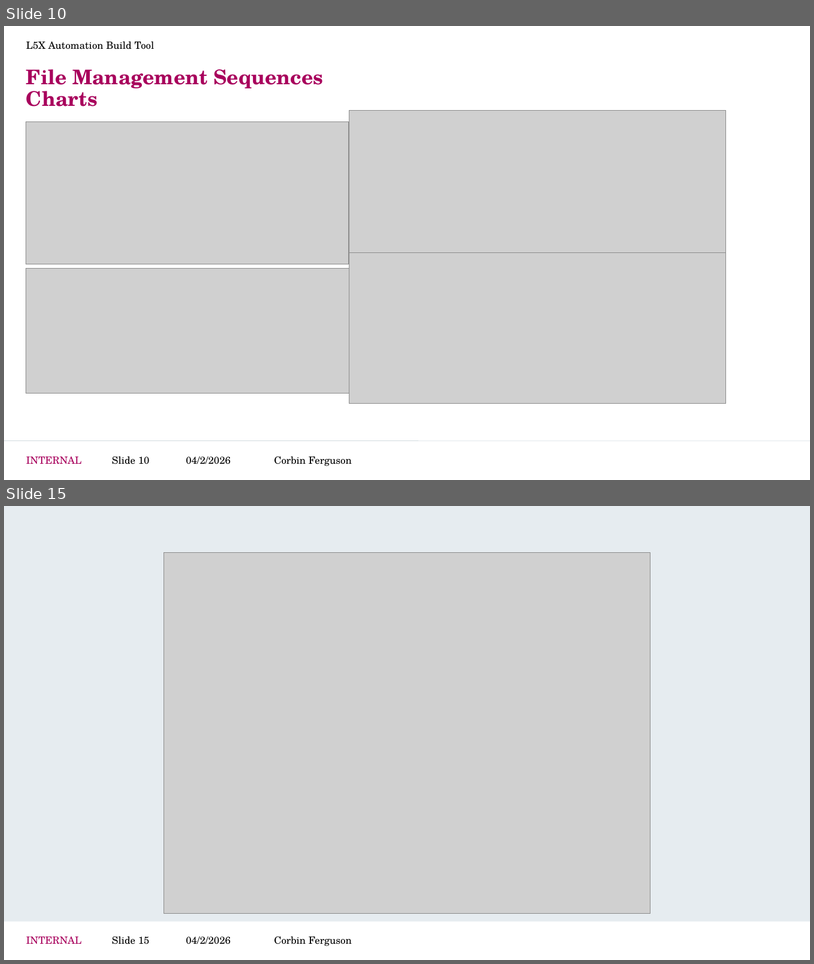
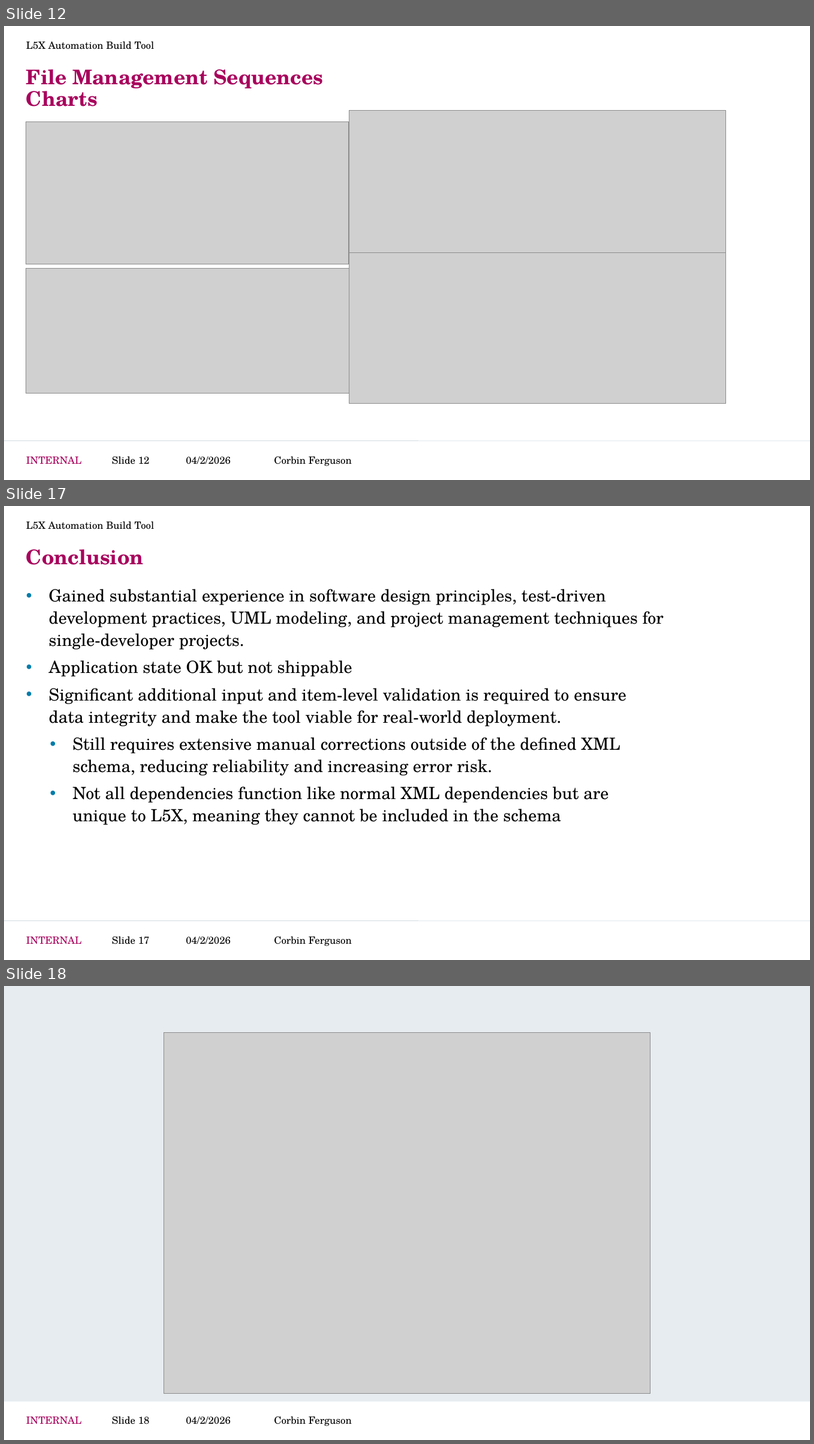
Before and after one commit to CorbinFerguson/ThesisBuildTool, a slide deck: Thesis Writing Documents/Project Development.pptx. Shown one above the other, each under a label of ours: slides 10 and 15 before the commit, slides 12, 17 and 18 after it; the slides between them are not shown. The pictures are 814x964 and 814x1444 pixels, drawn with LibreOffice and Linux fonts; fonts in the diff are those of the drawing; grey boxes stand for pictures; background and template pictures are left out. Boxes give left, top, right and bottom in pixels: in the first picture for what was removed or moved away, otherwise in the second. Text is boxed around its words. In the diff, an @@ line names an element or a change of style, - is before the commit and + after.

```diff
--- a/Thesis Writing Documents/Project Development.pptx
+++ b/Thesis Writing Documents/Project Development.pptx
@@ slide 17 added at bbox=[4, 506, 810, 960], background #FFFFFF; not listed: 3 template elements that a slide beside it also shows @@
@@ text added at bbox=[26, 521, 155, 529], 12 pt, text #000000 @@
+L5X Automation Build Tool
@@ title added at bbox=[26, 549, 144, 565], 24 pt, text #A8005C, bold @@
+Conclusion
@@ text added at bbox=[49, 589, 664, 825], 20 pt, text #000000 @@
+• Gained substantial experience in software design principles, test‑driven development practices, UML modeling, and project management techniques for single‑developer projects.
+• Application state OK but not shippable
+• Significant additional input and item‑level validation is required to ensure data integrity and make the tool viable for real‑world deployment.
+  • Still requires extensive manual corrections outside of the defined XML schema, reducing reliability and increasing error risk.
+  • Not all dependencies function like normal XML dependencies but are unique to L5X, meaning they cannot be included in the schema
@@ page number added at bbox=[112, 936, 150, 944], 12 pt, text #000000 @@
+Slide 17
@@ text added at bbox=[274, 936, 352, 946], 12 pt, text #000000 @@
+Corbin Ferguson
@@ what was slide 10 is now slide 12 @@
@@ page number at bbox=[112, 456, 150, 464]: text changed @@
-Slide 10
+Slide 12
@@ what was slide 15 is now slide 18 @@
@@ page number at bbox=[112, 1416, 150, 1424]: text changed @@
-Slide 15
+Slide 18
```
Also in this commit, not shown: 9 slides changed, 3 other slides added, 6 other files.
